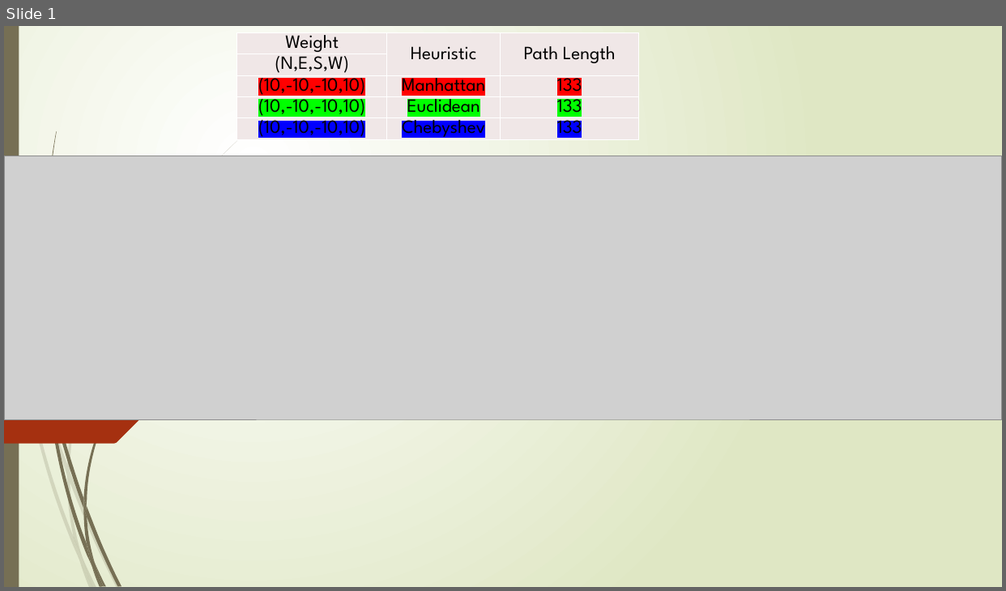
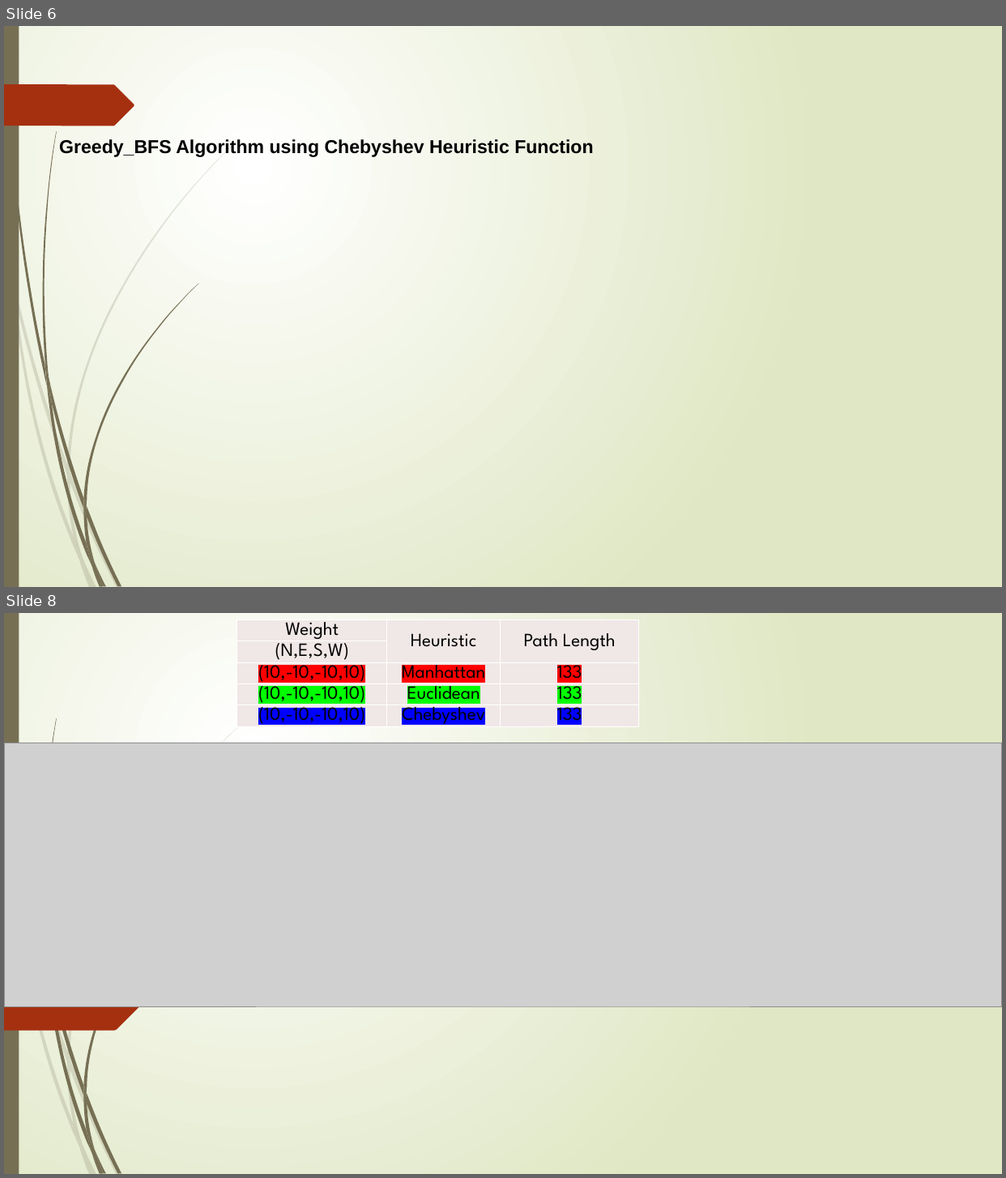
Before and after one commit to Krishna-1996/Master-In-AI, a slide deck: Foundation of Artificial Intelligence/Project 2 ICA/Weight changing presentation.pptx. Shown one above the other, each under a label of ours: slide 1 before the commit, slides 6 and 8 after it; the slides between them are not shown. The pictures are 1006x591 and 1006x1178 pixels, drawn with LibreOffice and Linux fonts; fonts in the diff are those of the drawing; grey boxes stand for pictures. Boxes give left, top, right and bottom in pixels: in the first picture for what was removed or moved away, otherwise in the second. Text is boxed around its words. In the diff, an @@ line names an element or a change of style, - is before the commit and + after.

```diff
--- a/Foundation of Artificial Intelligence/Project 2 ICA/Weight changing presentation.pptx
+++ b/Foundation of Artificial Intelligence/Project 2 ICA/Weight changing presentation.pptx
@@ slide 6 added at [4,26,1002,587], background gradient #FFFFFF to #DFE8C4; not listed: 22 template elements that a slide beside it also shows @@
@@ freeform shape added at [4,84,134,126], fill #A53010 @@
@@ text added at [59,139,593,157], 18 pt, text #000000, bold @@
+Greedy_BFS Algorithm using Chebyshev Heuristic Function
@@ freeform shape added at [45,362,52,404], fill #766F54 @@
@@ what was slide 1 is now slide 8 @@
```
Also in this commit, not shown: 6 other slides added, 11 other files.
